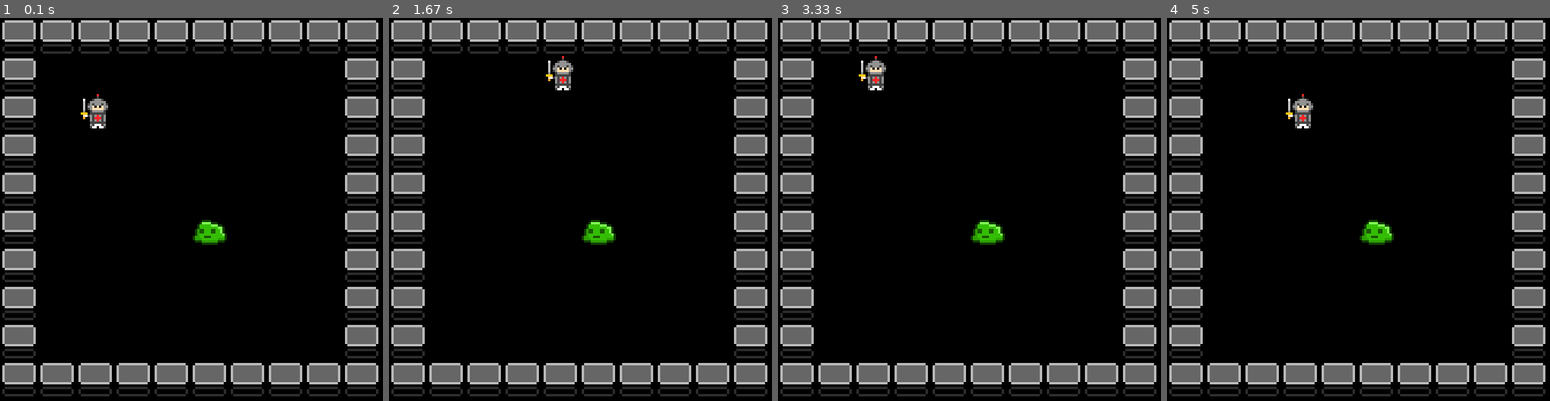
Above: before the commit, frames 1-4 (left to right).
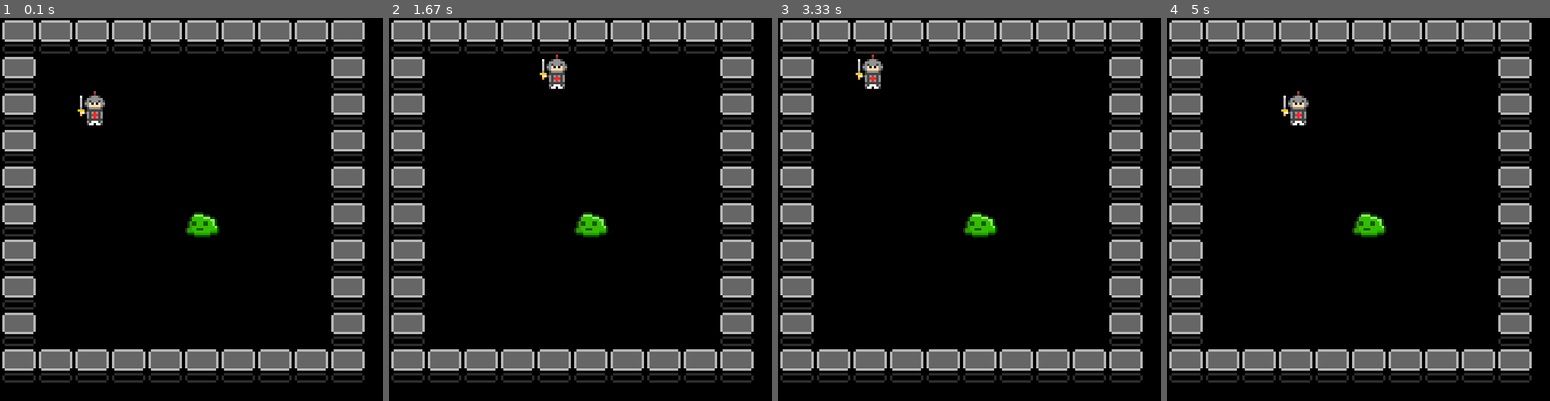
Above: after the commit, the same moments.

Repository: GiantSpaceHamster/GiantRoguelike
Game: pygame game, started from src/python/pygame_main.py
Two runs of this game, one before a commit and one after it. Both use one fixed random seed, a clock stepped at 60 frames per second and the inputs below.
Inputs:
- Up to frame 1 (0.1 s): no input
- Up to frame 2 (1.67 s): hold Right 0.33-0.8 s; hold Up 0.83-1.13 s; hold Right 1.17-1.63 s
- Up to frame 3 (3.33 s): hold Left 1.67-2.2 s; hold Down 2.23-2.53 s; hold Left 2.57-2.97 s; hold Up from 3 s (still down)
- Up to frame 4 (5 s): release Up at 3.37 s; hold Right 3.4-4.03 s; hold Down 4.07-4.43 s; hold Left 4.47-4.93 s; hold Right from 4.97 s (still down)

The runs differ from the first frame. In frame 1, 23% of the frame differs, in the area x 0-99%, y 0-99%; in frame 2, 23%; in frame 3, 23%; in frame 4, 23%.

Commit message:
타일 렌더링 사이즈 수정
50 -> 48

Diff:
--- a/src/python/pygame_main.py
+++ b/src/python/pygame_main.py
@@ -57,10 +57,10 @@
          for y in range(col):
             image = ResourceManager.Get().GetLoadedResource(fieldMap[i][x][y].GetProperty("ResourceID"))
             if image is not None:
-               screen.blit(image, (x * 50, y * 50))
+               screen.blit(image, (x * 48, y * 48))
 
    #playerImg = ResourceManager.Get().GetLoadedResource(player.GetProperty("ResourceID"))
    #if playerImg is not None:
-    #  screen.blit(playerImg, (player.GetX() * 50, player.GetY() * 50))
+    #  screen.blit(playerImg, (player.GetX() * 48, player.GetY() * 48))
 
    pygame.display.flip()
